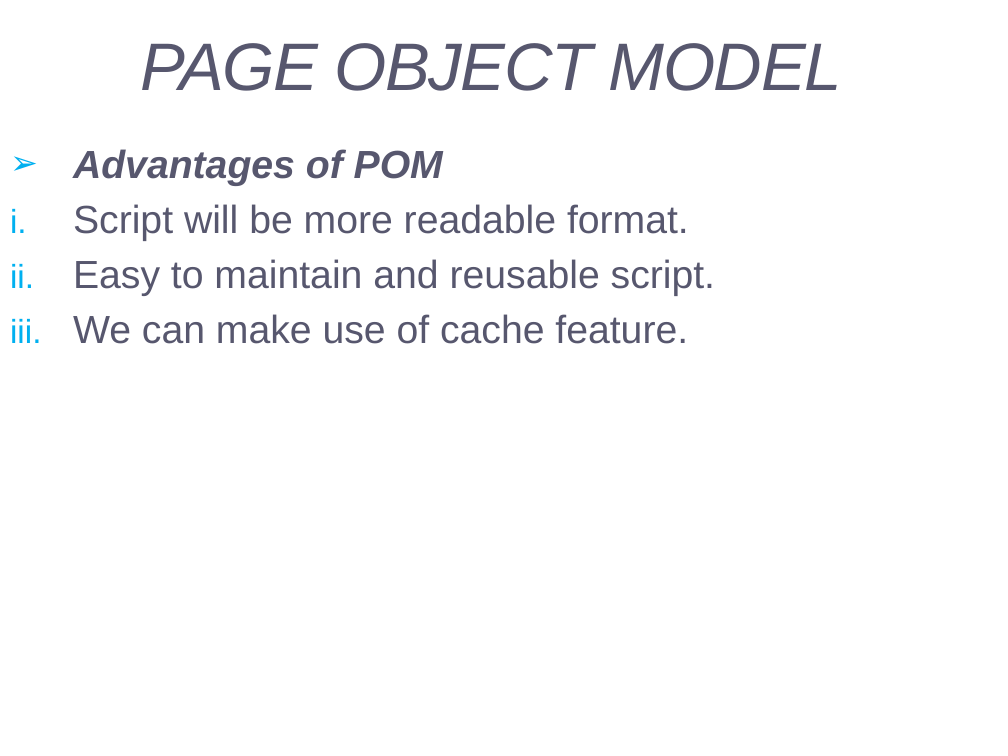
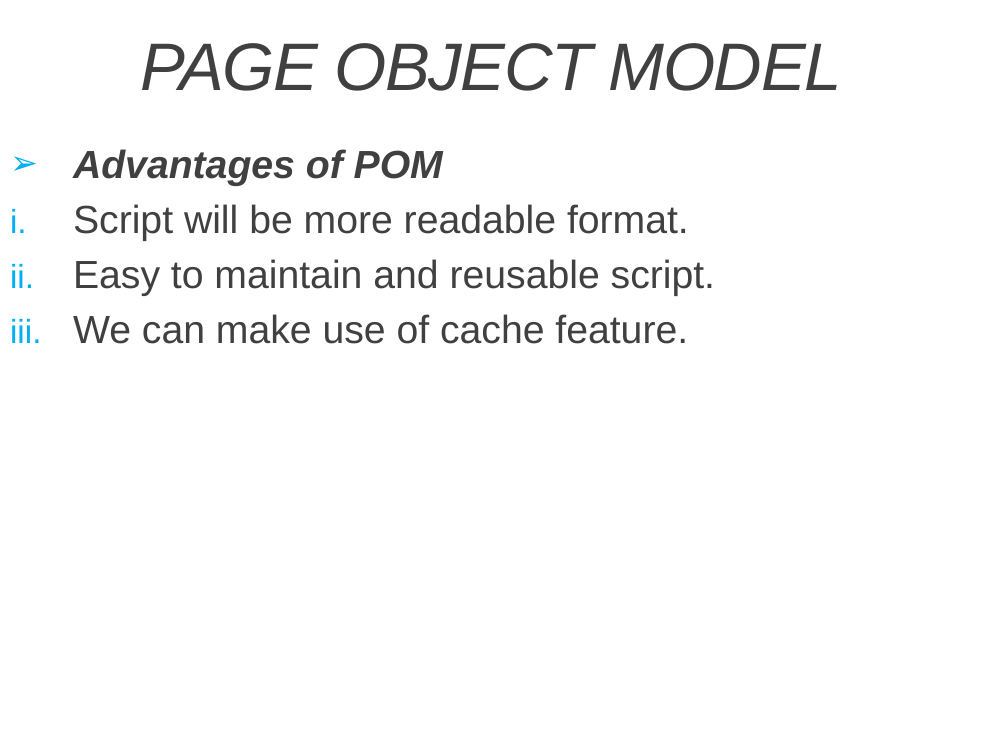
Before and after one commit to Evvans/Selenium-TestNG-Maven-Extent-Report, a slide deck: slide 4 of Page Object Model.pptx (slide 3 before the commit). Drawn at 1008x756 pixels with LibreOffice and Linux fonts; fonts in the diff are those of the drawing. Boxes give left, top, right and bottom in pixels: in the first picture for what was removed or moved away, otherwise in the second. Text is boxed around its words. In the diff, an @@ line names an element or a change of style, - is before the commit and + after.

Commit message:
Commit for cache feature

```diff
--- a/Page Object Model.pptx
+++ b/Page Object Model.pptx
@@ title "PAGE OBJECT MODEL" at bbox=[141, 43, 841, 91]: text colour #57576E to #404040 @@
@@ subtitle "Advantages of POM" at bbox=[73, 149, 715, 344]: text colour #57576E to #404040 @@
```
Also in this commit, not shown: 6 other slides changed, 2 slides added, 1 slide removed, 5 other files.
